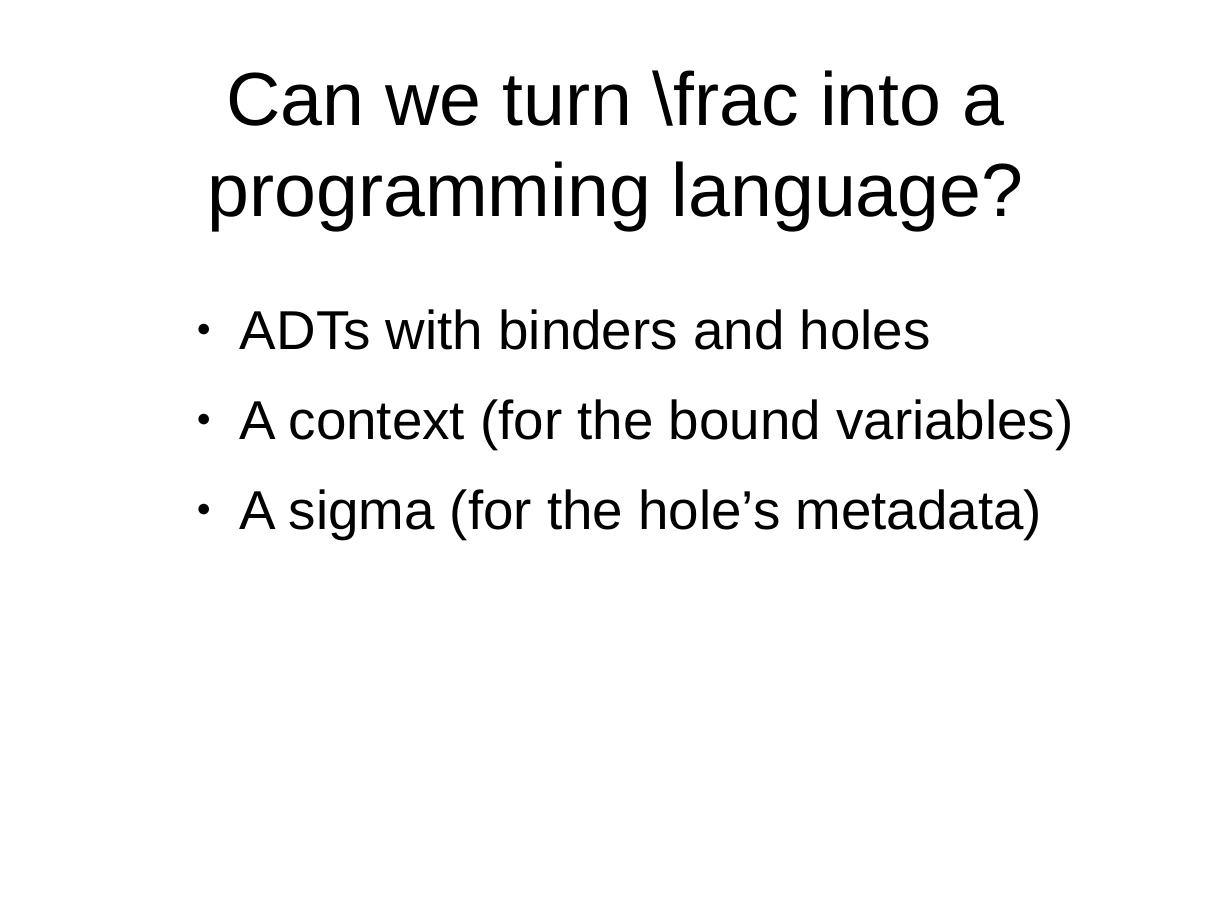
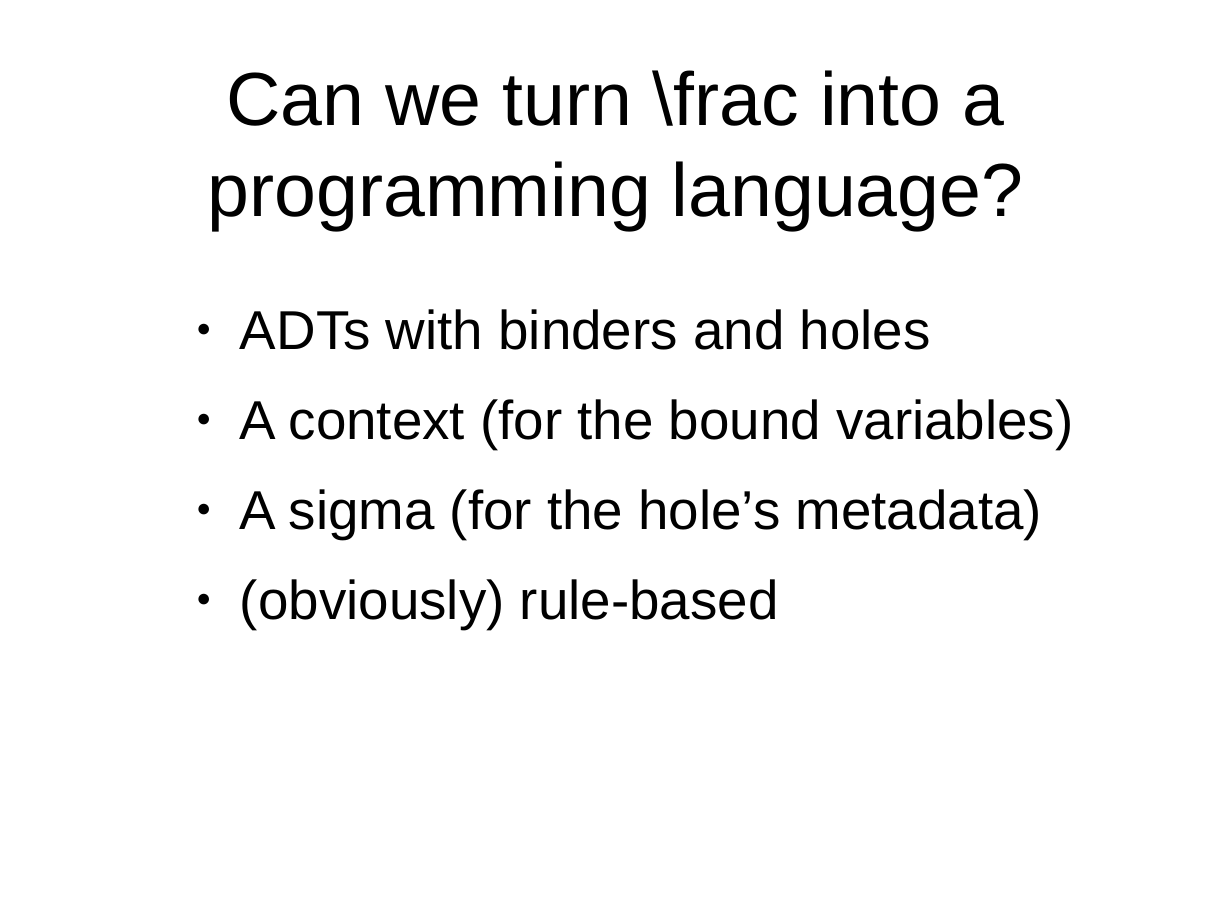
Before and after one commit to gares/demo-nantes-20-12-2023, a slide deck: slide 6 of slides.odp. Drawn at 1232x924 pixels with LibreOffice and Linux fonts; fonts in the diff are those of the drawing; background and template pictures are left out. Boxes give left, top, right and bottom in pixels: in the first picture for what was removed or moved away, otherwise in the second. Text is boxed around its words. In the diff, an @@ line names an element or a change of style, - is before the commit and + after.

```diff
--- a/slides.odp
+++ b/slides.odp
@@ text at [240,579,779,629]: paragraph added @@
+● (obviously) rule-based
```
Also in this commit, not shown: 4 other slides changed, 4 other files.
